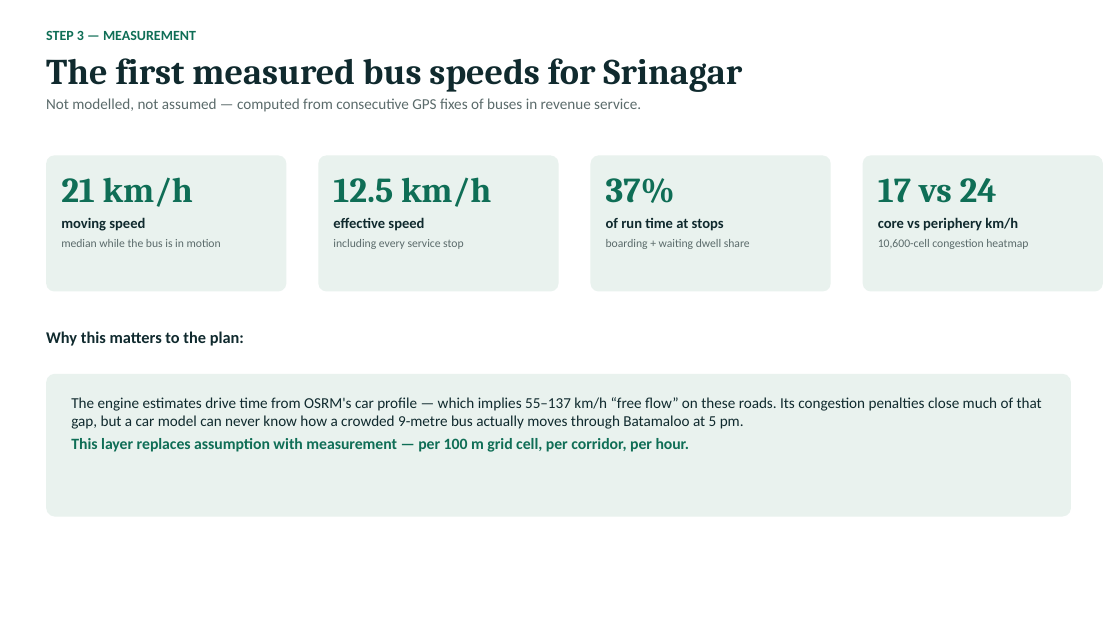
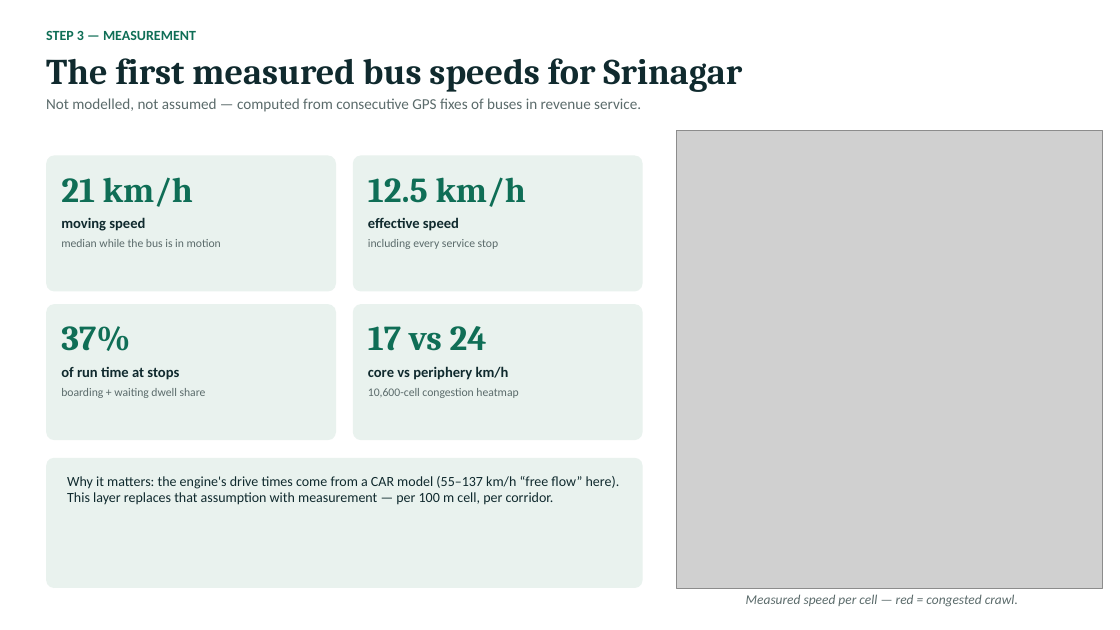
Before and after one commit to Princu-Babu/bus-sathi-trace-intelligence, a slide deck: slide 8 of Bus_Sathi_Trace_Intelligence_Briefing.pptx (slide 5 before the commit). Drawn at 1120x630 pixels with LibreOffice and Linux fonts; fonts in the diff are those of the drawing; grey boxes stand for pictures. Boxes give left, top, right and bottom in pixels: in the first picture for what was removed or moved away, otherwise in the second. Text is boxed around its words. In the diff, an @@ line names an element or a change of style, - is before the commit and + after.

```diff
--- a/Bus_Sathi_Trace_Intelligence_Briefing.pptx
+++ b/Bus_Sathi_Trace_Intelligence_Briefing.pptx
@@ picture added at box(676, 130, 1102, 588) @@
@@ rounded rectangle: place and size @@
-rounded rectangle at box(46, 155, 287, 292)
+rounded rectangle at box(46, 155, 336, 292)
@@ rounded rectangle: place and size @@
-rounded rectangle at box(318, 155, 559, 292)
+rounded rectangle at box(353, 155, 643, 292)
@@ text "12.5 km/h": place and size @@
-text "12.5 km/h" at box(333, 177, 491, 249)
+text "12.5 km/h" at box(368, 177, 526, 249)
@@ rounded rectangle: place and size @@
-rounded rectangle at box(591, 155, 831, 292)
+rounded rectangle at box(46, 304, 336, 440)
@@ text "37%": place and size @@
-text "37%" at box(606, 178, 750, 249)
+text "37%" at box(61, 326, 206, 398)
@@ rounded rectangle: place and size @@
-rounded rectangle at box(863, 155, 1103, 292)
+rounded rectangle at box(353, 304, 643, 440)
@@ text "17 vs 24": place and size @@
-text "17 vs 24" at box(878, 178, 1028, 249)
+text "17 vs 24" at box(368, 326, 518, 398)
@@ text removed at box(46, 331, 244, 346) @@
-Why this matters to the plan:
@@ rounded rectangle: place and size @@
-rounded rectangle at box(46, 374, 1071, 517)
+rounded rectangle at box(46, 458, 643, 588)
@@ text at box(67, 476, 620, 505): text changed; size 13 to 12 pt @@
-The engine estimates drive time from OSRM's car profile — which implies 55–137 km/h “free flow” on these roads. Its congestion penalties close much of that gap, but a car model can never know how a crowded 9-metre bus actually moves through Batamaloo at 5 pm.
-This layer replaces assumption with measurement — per 100 m grid cell, per corridor, per hour.
+Why it matters: the engine's drive times come from a CAR model (55–137 km/h “free flow” here). This layer replaces that assumption with measurement — per 100 m cell, per corridor.
@@ text added at box(746, 594, 1018, 607), 11.5 pt, text #5B6B6B, italic @@
+Measured speed per cell — red = congested crawl.
```
Also in this commit, not shown: 1 other slide changed, 3 slides added, 1 other file.
